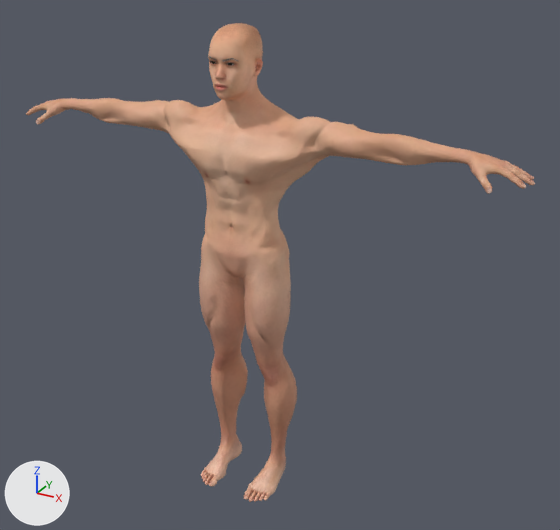
The glTF model client/public/assets/pickleball/mh-m-hi.glb, before and after one commit.
The view is the same before and after, from a 50 mm camera at (1.38, -2.26, 2.09) aimed at (0.11, 0.04, 0.94). Lighting does not change. The marker at lower left points along +X, +Y and +Z. The first picture is the older version.

In view in the first picture: 'Body'.
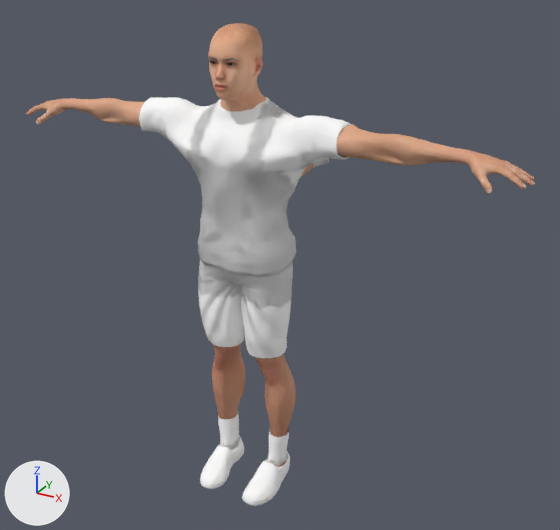
Boxes (x1, y1, x2, y2) around the edits, measured in the pictures (560 x 530 px):
```json
{"object": "Kit_tee", "change": "added", "after": [139, 97, 352, 277]}
{"object": "Kit_shorts", "change": "added", "after": [198, 260, 293, 358]}
{"object": "Kit_tank", "change": "added", "after": [184, 100, 299, 277]}
{"object": "Kit_shoes", "change": "added", "after": [200, 435, 290, 506]}
{"object": "Kit_socks", "change": "added", "after": [218, 410, 289, 466]}
{"object": "Kit_briefs", "change": "added", "after": [199, 261, 293, 310]}
{"object": "Kit_anklesocks", "change": "added", "after": [220, 437, 287, 463]}
{"object": "Body", "change": "unchanged, covered by the edit", "before": [26, 23, 535, 502], "after": [26, 23, 535, 500]}
```

Scene script edits in JSON lines:
```json
{"op": "add", "block": "img_kitnormal", "code": ["img_kitnormal = load_image('kitNormal', '_unpacked/kitNormal', 2048, 1024, 'Non-Color')"]}
{"op": "add", "block": "mat_kit", "code": ["mat_kit = bpy.data.materials.new('Kit')", "# colours: white #ffffff", "# uses the picture img_kitnormal"]}
{"op": "add", "block": "me_kit_anklesocks", "code": ["me_kit_anklesocks = bpy.data.meshes.new('Kit_anklesocks')", "me_kit_anklesocks.from_pydata(...)  # 180 vertices, 288 faces; spans x -0.151..0.151, y -0.078..0.064, z 0.046..0.115", "me_kit_anklesocks.materials.append(mat_kit)"]}
{"op": "add", "block": "me_kit_socks", "code": ["me_kit_socks = bpy.data.meshes.new('Kit_socks')", "me_kit_socks.from_pydata(...)  # 288 vertices, 504 faces; spans x -0.161..0.161, y -0.078..0.064, z 0.046..0.227", "me_kit_socks.materials.append(mat_kit)"]}
{"op": "add", "block": "me_kit_shoes", "code": ["me_kit_shoes = bpy.data.meshes.new('Kit_shoes')", "me_kit_shoes.from_pydata(...)  # 1306 vertices, 2560 faces; spans x -0.168..0.168, y -0.203..0.079, z -0.014..0.106", "me_kit_shoes.materials.append(mat_kit)"]}
{"op": "add", "block": "me_kit_briefs", "code": ["me_kit_briefs = bpy.data.meshes.new('Kit_briefs')", "me_kit_briefs.from_pydata(...)  # 383 vertices, 704 faces; spans x -0.187..0.187, y -0.134..0.11, z 0.828..1.089", "me_kit_briefs.materials.append(mat_kit)"]}
{"op": "add", "block": "me_kit_shorts", "code": ["me_kit_shorts = bpy.data.meshes.new('Kit_shorts')", "me_kit_shorts.from_pydata(...)  # 490 vertices, 920 faces; spans x -0.187..0.187, y -0.134..0.11, z 0.614..1.089", "me_kit_shorts.materials.append(mat_kit)"]}
{"op": "add", "block": "me_kit_tank", "code": ["me_kit_tank = bpy.data.meshes.new('Kit_tank')", "me_kit_tank.from_pydata(...)  # 1859 vertices, 3432 faces; spans x -0.202..0.202, y -0.164..0.114, z 0.96..1.55", "me_kit_tank.materials.append(mat_kit)"]}
{"op": "add", "block": "me_kit_tee", "code": ["me_kit_tee = bpy.data.meshes.new('Kit_tee')", "me_kit_tee.from_pydata(...)  # 2822 vertices, 5456 faces; spans x -0.404..0.388, y -0.165..0.114, z 0.96..1.554", "me_kit_tee.materials.append(mat_kit)"]}
{"op": "add", "block": "ob_kit_anklesocks", "code": ["ob_kit_anklesocks = bpy.data.objects.new('Kit_anklesocks', me_kit_anklesocks)", "ob_kit_anklesocks.location = (0.0, 0.0, 0.0)"]}
{"op": "add", "block": "ob_kit_socks", "code": ["ob_kit_socks = bpy.data.objects.new('Kit_socks', me_kit_socks)", "ob_kit_socks.location = (0.0, 0.0, 0.0)"]}
{"op": "add", "block": "ob_kit_shoes", "code": ["ob_kit_shoes = bpy.data.objects.new('Kit_shoes', me_kit_shoes)", "ob_kit_shoes.location = (0.0, 0.0, 0.0)"]}
{"op": "add", "block": "ob_kit_briefs", "code": ["ob_kit_briefs = bpy.data.objects.new('Kit_briefs', me_kit_briefs)", "ob_kit_briefs.location = (0.0, 0.0, 0.0)"]}
{"op": "add", "block": "ob_kit_shorts", "code": ["ob_kit_shorts = bpy.data.objects.new('Kit_shorts', me_kit_shorts)", "ob_kit_shorts.location = (0.0, 0.0, 0.0)"]}
{"op": "add", "block": "ob_kit_tank", "code": ["ob_kit_tank = bpy.data.objects.new('Kit_tank', me_kit_tank)", "ob_kit_tank.location = (0.0, 0.0, 0.0)"]}
{"op": "add", "block": "ob_kit_tee", "code": ["ob_kit_tee = bpy.data.objects.new('Kit_tee', me_kit_tee)", "ob_kit_tee.location = (0.0, 0.0, 0.0)"]}
```
